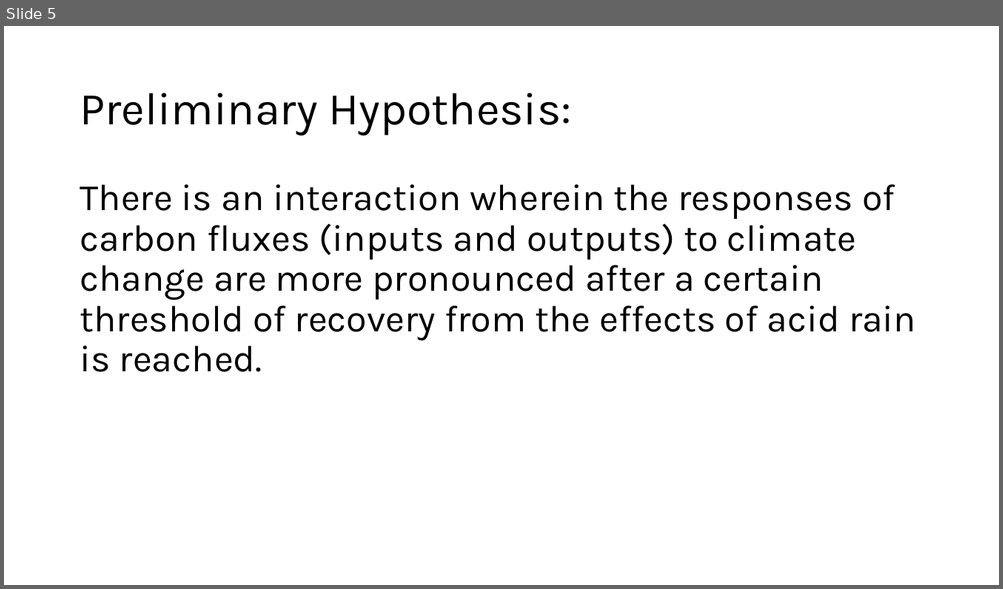
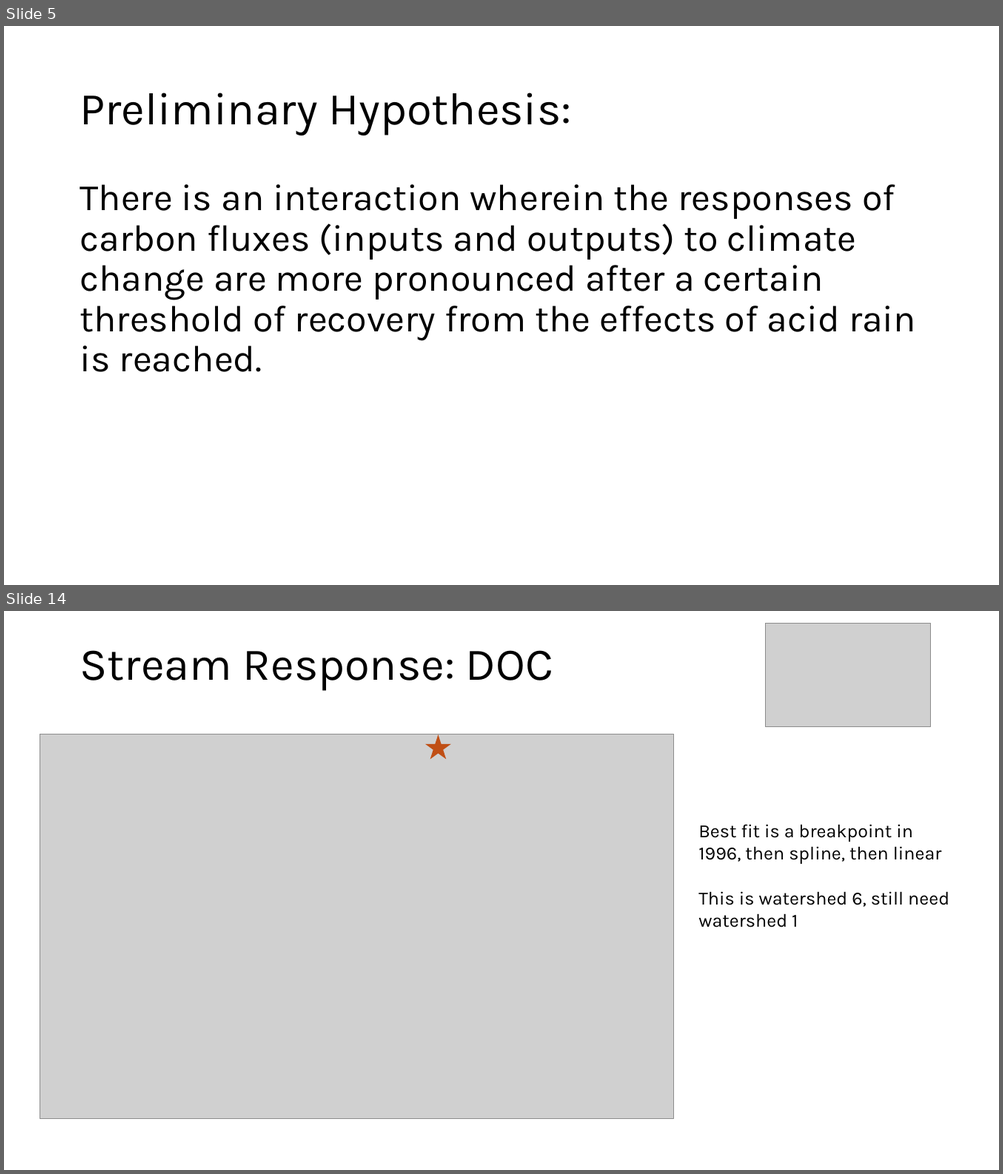
Before and after one commit to CaitlinPries/HB-Temporal-Carbon, a slide deck: Temporal C HB Meeting.pptx. Shown one above the other, each under a label of ours: slide 5 before the commit, slides 5 and 14 after it; the slides between them are not shown. The pictures are 1003x589 and 1003x1174 pixels, drawn with LibreOffice and Linux fonts; fonts in the diff are those of the drawing; grey boxes stand for pictures. Boxes give left, top, right and bottom in pixels: in the first picture for what was removed or moved away, otherwise in the second. Text is boxed around its words. In the diff, an @@ line names an element or a change of style, - is before the commit and + after.

```diff
--- a/Temporal C HB Meeting.pptx
+++ b/Temporal C HB Meeting.pptx
@@ slide 14 added at (x1=4, y1=611, x2=999, y2=1170), background #FFFFFF @@
@@ picture added at (x1=765, y1=623, x2=930, y2=726) @@
@@ title added at (x1=79, y1=650, x2=553, y2=691), 44 pt, text #000000 @@
+Stream Response: DOC
@@ picture added at (x1=40, y1=734, x2=674, y2=1119) @@
@@ star added at (x1=428, y1=737, x2=449, y2=758), fill #C04F15, outline #C04F15 1.5 pt @@
@@ text added at (x1=698, y1=824, x2=949, y2=928), 18 pt, text #000000 @@
+Best fit is a breakpoint in 1996, then spline, then linear
+This is watershed 6, still need watershed 1
```
Also in this commit, not shown: 8 slides changed, 18 other slides added, 1 slide removed, 45 other files.
